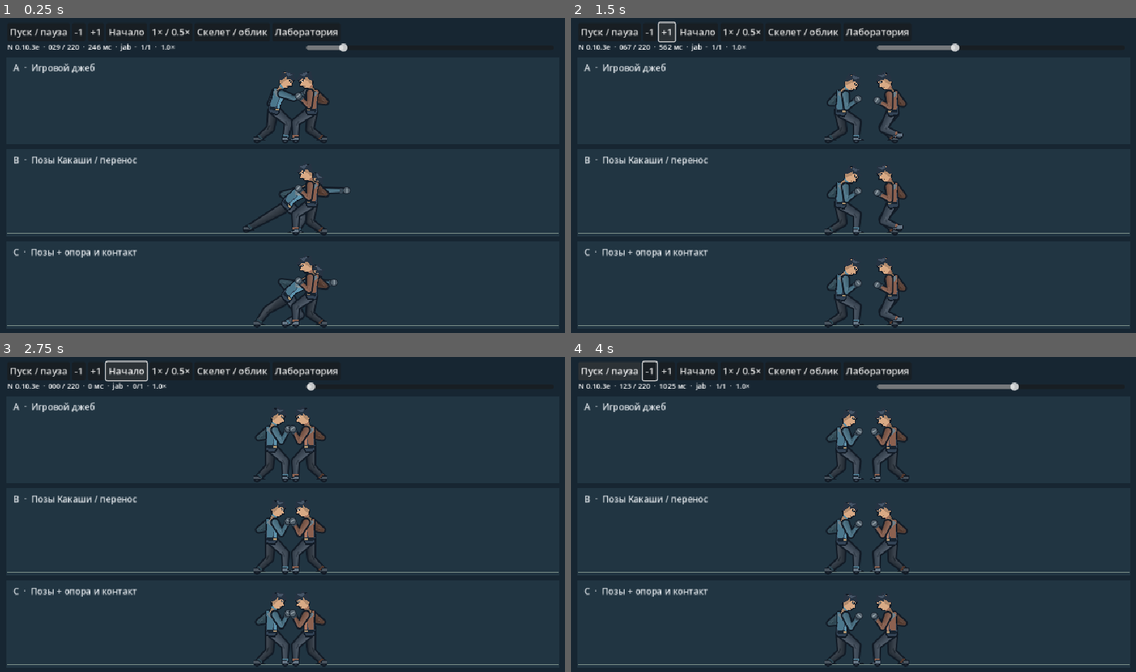
Above: before the commit, frames 1-4 (two rows, left to right).
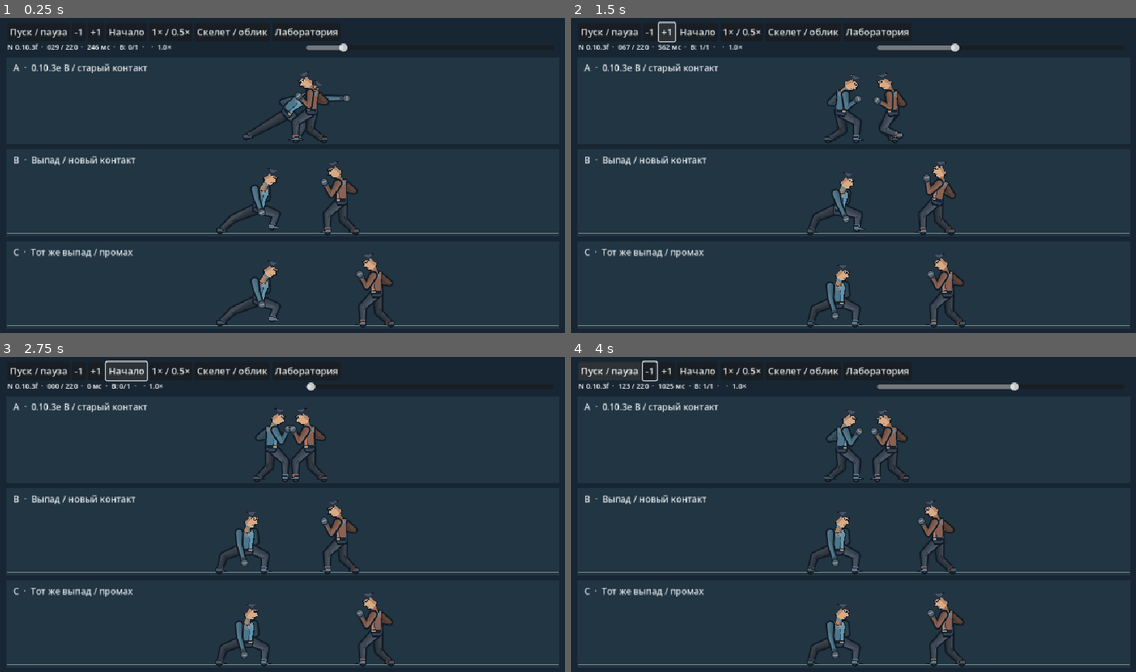
Above: after the commit, the same moments.

Repository: Mefits/Project-N
Game: Godot game, scene res://lab/anime/preview.tscn
Two runs of this game, one before a commit and one after it. Both use one fixed random seed, a clock stepped at 60 frames per second and the inputs below. This scene is started directly instead of the project's main scene.
Inputs:
- Up to frame 1 (0.25 s): no input
- Up to frame 2 (1.5 s): click "-1" at 0.5 s; click "+1" at 1.25 s
- Up to frame 3 (2.75 s): click "Начало" at 2 s
- Up to frame 4 (4 s): click "Пуск / пауза" at 2.75 s; tap Enter at 3.5 s; hold Right from 3.53 s (still down); tap R at 3.6 s; tap Space at 3.77 s; tap H at 3.8 s

The runs differ from the first frame. In frame 1, 5.5% of the frame differs, in the area x 5-70%, y 8-99%; in frame 2, 4.4%; in frame 3, 5.3%; in frame 4, 4.7%.

Commit message:
N 0.10.3f: reference-led lunge with independent root track, stepped feet, swept hit/whiff and impact hold

Diff:
--- a/lab/anime/preview.gd
+++ b/lab/anime/preview.gd
@@ -10,6 +10,8 @@
 var ref_record=REF_REC.new()
 var ref_frames:Array[Dictionary]=[]
 var ref_contact:int=-1
+var lunge_hit:Dictionary={}
+var lunge_miss:Dictionary={}
 const OLD_SKIN=preload("res://game/fighter_skin.gd")
 const EXTRA_HOLD=[0,2,4,6] # additional 120 Hz ticks; only in replay C
 var tick:float=0
@@ -20,6 +22,7 @@
 var info:Label
 func _ready()->void:
     _build_reference()
+    _build_lunge()
     var bar:=HBoxContainer.new()
     bar.position=Vector2(12,8)
     add_child(bar)
@@ -50,8 +53,8 @@
 func seek(t:float)->void:
     tick=clampf(t,0,220)
     slider.set_value_no_signal(tick)
-    var f:Dictionary=ref_record.frames[mini(int(tick),ref_record.frames.size()-1)]
-    info.text="N 0.10.3e  ·  %03d / 220  ·  %.0f мс  ·  %s  ·  %d/1  ·  %.1f×"%[int(tick),tick*1000/120,f.a.kind,f.hits,speed]
+    var f:Dictionary=lunge_hit.frames[int(tick)]
+    info.text="N 0.10.3f  ·  %03d / 220  ·  %.0f мс  ·  B: %d/1  ·  %s  ·  %.1f×"%[int(tick),tick*1000/120,f.hits,"HITSTOP" if f.frozen else "",speed]
     queue_redraw()
 func _process(dt:float)->void:
     if playing:seek(fposmod(tick+120*dt*speed,221))
@@ -63,7 +66,7 @@
     for k in p:draw_circle(p[k],2.5,c)
 func _draw()->void:
     draw_rect(Rect2(0,0,960,540),Color("#172632"))
-    var names:Array=["A  ·  Игровой джеб","B  ·  Позы Какаши / перенос","C  ·  Позы + опора и контакт"]
+    var names:Array=["A  ·  0.10.3e B / старый контакт","B  ·  Выпад / новый контакт","C  ·  Тот же выпад / промах"]
     for variant in range(3):
         var y:float=66+157*variant
         var floor_y:float=y+143
@@ -72,7 +75,7 @@
         draw_line(Vector2(12,floor_y),Vector2(948,floor_y),Color("#82968e"),1)
         var source_tick:int=mini(int(tick),ref_frames.size()-1)
         var sample_frame:Dictionary=ref_record.frames[source_tick]
-        var p:Dictionary=ref_frames[source_tick][variant]
+        var p:Dictionary=ref_frames[source_tick][1] if variant==0 else (lunge_hit.frames[int(tick)] if variant==1 else lunge_miss.frames[int(tick)])
         draw_set_transform(Vector2(10,floor_y-430),0,Vector2.ONE)
         if bones:
             _skeleton(p.a,Color("#6daac8"))
@@ -408,3 +411,162 @@
         ref_frames.append({0:{"a":f.points,"b":frame.b.points},1:{"a":raw,"b":frame.b.points},2:{"a":fitted,"b":frame.b.points}})
     if max_support>.001 or max_error>.001 or changed<10:push_error("Reference retarget constraint failure")
     print("N 0.10.3e reference: contact ",ref_contact," age ",ca," changed ",changed," support error ",max_support," contact error ",max_error)
+
+# N 0.10.3f: independent deterministic lab attack. The original 0.10.3e B
+# silhouettes are preserved as the main authority; no correction to old jab.
+# Source frame times are unknown; 120 Hz timeline below is authored.
+# 0-8 prepare, 8-13 coil, 13-23 acceleration / step, 23-29 follow through,
+# 29-55 recover with two authored foot steps. Root travels 34 px and stays.
+# Active window 18-24. Same swept torso radius (17 px) as World.
+# Hitstop 10 ticks only on actual collision; no target snapping or auto-hit.
+# This is a separate lab simulation, not a playable attack in World.
+const LUNGE_TRAVEL=34.0
+const LUNGE_FREEZE=10
+const LUNGE_START=12
+
+func _lunge_key(k:int,root_pos:Vector2,face:int)->Dictionary:
+    return _reference_key(k,{"pos":root_pos,"face":face})
+
+func _lunge_move(p:Dictionary,dx:Vector2)->Dictionary:
+    var out:Dictionary={}
+    for key in p:out[key]=Vector2(p[key])+dx
+    return out
+
+func _lunge_guard(origin:Vector2,face:int)->Dictionary:
+    # Use the actual idle victim pose, mirrored if necessary.
+    var source:Dictionary=ref_record.frames[0].b
+    var out:Dictionary={}
+    for key in source.points:
+        var v:Vector2=Vector2(source.points[key])-Vector2(source.pos)
+        out[key]=origin+Vector2(v.x*float(face)/float(source.face),v.y)
+    return out
+
+func _lunge_curve(age:int,start:Vector2,face:int)->Dictionary:
+    var t:float=float(age)
+    var drive:float=pow(clampf((t-13.0)/10.0,0.0,1.0),2.0)
+    var shift:Vector2=Vector2(LUNGE_TRAVEL*drive*float(face),0)
+    var k0:Dictionary=_lunge_key(0,start,face)
+    var k1:Dictionary=_lunge_key(1,start,face)
+    var k2:Dictionary=_lunge_key(2,start,face)
+    var p:Dictionary
+    if t<8.0:p=_mix_reference(k0,k1,smoothstep(0.0,8.0,t)*.65)
+    elif t<13.0:p=_mix_reference(k0,k1,lerpf(.65,1.0,smoothstep(8.0,13.0,t)))
+    elif t<=23.0:p=_mix_reference(k1,k2,drive)
+    elif t<=29.0:p=k2.duplicate(true)
+    else:p=_mix_reference(k2,k0,smoothstep(29.0,50.0,t))
+    p=_lunge_move(p,shift)
+    # Explicit stepping tracks. Feet hold on the floor before release and after
+    # landing; knees follow the correction partly, preserving traced silhouette.
+    for j in range(2):
+        var side:String="near" if j==0 else "far"
+        var key:String="foot_"+side
+        var knee:String="knee_"+side
+        var initial:Vector2=k0[key]
+        var final:Vector2=Vector2(k2[key])+Vector2(LUNGE_TRAVEL*face,0)
+        var rest:Vector2=Vector2(k0[key])+Vector2(LUNGE_TRAVEL*face,0)
+        initial.y=start.y-2.0
+        final.y=start.y-2.0
+        rest.y=start.y-2.0
+        var begin:float=13.0 if j==0 else 16.0
+        var end:float=23.0 if j==0 else 25.0
+        var recovery_begin:float=40.0 if j==0 else 30.0
+        var recovery_end:float=53.0 if j==0 else 40.0
+        var target:Vector2=initial
+        if t>=begin:
+            var u:float=clampf((t-begin)/(end-begin),0.0,1.0)
+            target=initial.lerp(final,smoothstep(0.0,1.0,u))
+            target.y-=sin(PI*u)*(9.0 if j==0 else 5.0)
+        if t>=recovery_begin:
+            var u:float=clampf((t-recovery_begin)/(recovery_end-recovery_begin),0.0,1.0)
+            target=final.lerp(rest,smoothstep(0.0,1.0,u))
+            target.y-=sin(PI*u)*6.0
+        p[knee]=Vector2(p[knee])+(target-Vector2(p[key]))*.55
+        p[key]=target
+    return {"pose":p,"root":start+shift}
+
+func _lunge_victim(base:Dictionary,elapsed:int,face:int)->Dictionary:
+    if elapsed<=0:return base.duplicate(true)
+    var t:float=float(elapsed)
+    var slide:float=44.0*(1.0-pow(1.0-clampf(t/36.0,0.0,1.0),3.0))
+    var recoil:float=smoothstep(0.0,5.0,t)*(1.0-smoothstep(11.0,32.0,t))
+    var out:Dictionary=_lunge_move(base,Vector2(float(face)*slide,0))
+    var pivot:Vector2=out.hips
+    # Rotate the upper body away from incoming strike; leave feet on ground.
+    for key in ["chest","head","shoulder_near","shoulder_far","elbow_near","elbow_far","hand_near","hand_far"]:
+        out[key]=pivot+(Vector2(out[key])-pivot).rotated(deg_to_rad(38.0*recoil*float(face)))
+    return out
+
+func _lunge_sweep(previous:Vector2,current:Vector2,target:Dictionary)->float:
+    var distance:float=INF
+    for u in [0.0,.25,.5,.75,1.0]:
+        var center:Vector2=Vector2(target.chest).lerp(target.hips,u)
+        distance=minf(distance,center.distance_to(Geometry2D.get_closest_point_to_segment(center,previous,current)))
+    return distance
+
+func _simulate_lunge(gap:float,face:int)->Dictionary:
+    var start:=Vector2(400.0 if face==1 else 560.0,430.0)
+    var target_origin:Vector2=start+Vector2(gap*face,0)
+    var target:Dictionary=_lunge_guard(target_origin,-face)
+    var frames:Array[Dictionary]=[]
+    var age:int=0
+    var freeze:int=0
+    var hit_tick:int=-1
+    var hit_age:int=-1
+    var after:int=0
+    var previous:Vector2=_lunge_curve(0,start,face).pose.hand_near
+    var hit_distance:float=-1.0
+    var hold_count:int=0
+    var max_step:float=0.0
+    var previous_root:Vector2=start
+    for i in range(221):
+        var frozen:bool=freeze>0
+        if frozen:
+            var copy:Dictionary=frames[-1].duplicate(true)
+            copy.frozen=true
+            frames.append(copy)
+            freeze-=1
+            hold_count+=1
+            continue
+        var sample:Dictionary=_lunge_curve(age,start,face)
+        var p:Dictionary=sample.pose
+        var root_pos:Vector2=sample.root
+        var b:Dictionary=_lunge_victim(target,after,face)
+        if i>=LUNGE_START and age>=18 and age<=24 and hit_tick<0:
+            var dist:float=_lunge_sweep(previous,p.hand_near,b)
+            if dist<=17.0 and (target_origin.x-root_pos.x)*face>=38.0:
+                hit_tick=i
+                hit_age=age
+                hit_distance=dist
+                freeze=LUNGE_FREEZE
+        frames.append({"a":p,"b":b,"root":root_pos,"hits":int(hit_tick>=0),"frozen":false,"age":age})
+        if hit_tick>=0 and i>hit_tick:after+=1
+        elif hit_tick==i:after=1
+        max_step=maxf(max_step,root_pos.distance_to(previous_root))
+        previous_root=root_pos
+        previous=p.hand_near
+        if i>=LUNGE_START:age=mini(age+1,55)
+    return {"frames":frames,"hit":hit_tick,"age":hit_age,"distance":hit_distance,"hold":hold_count,"max_step":max_step}
+
+func _build_lunge()->void:
+    lunge_hit=_simulate_lunge(170.0,1)
+    lunge_miss=_simulate_lunge(230.0,1)
+    var mirror:Dictionary=_simulate_lunge(170.0,-1)
+    var mirror_miss:Dictionary=_simulate_lunge(230.0,-1)
+    if lunge_hit.hit<0 or lunge_miss.hit>=0 or mirror_miss.hit>=0 or mirror.age!=lunge_hit.age:
+        push_error("Lunge hit/miss/mirror regression")
+    if lunge_hit.hold!=LUNGE_FREEZE or lunge_miss.hold!=0 or mirror.hold!=LUNGE_FREEZE:
+        push_error("Lunge hitstop regression")
+    for trial in [lunge_hit,lunge_miss,mirror,mirror_miss]:
+        if trial.max_step>7.0:push_error("Lunge root discontinuity")
+        for frame in trial.frames:
+            for fighter in ["a","b"]:
+                for key in frame[fighter]:
+                    if not Vector2(frame[fighter][key]).is_finite():push_error("Lunge nonfinite joint")
+            for side in ["near","far"]:
+                if Vector2(frame.a["foot_"+side]).y>430.001:push_error("Lunge floor violation")
+        if trial.hit>=0:
+            var hit_frame:Dictionary=trial.frames[trial.hit]
+            for i in range(1,LUNGE_FREEZE+1):
+                var frozen_frame:Dictionary=trial.frames[trial.hit+i]
+                if frozen_frame.a!=hit_frame.a or frozen_frame.b!=hit_frame.b:push_error("Lunge frozen pose changed")
+    print("N 0.10.3f lunge: hit tick ",lunge_hit.hit," age ",lunge_hit.age," distance ",lunge_hit.distance," whiff ",lunge_miss.hit," mirrored ",mirror.age," hold ",lunge_hit.hold," root max step ",lunge_hit.max_step)
